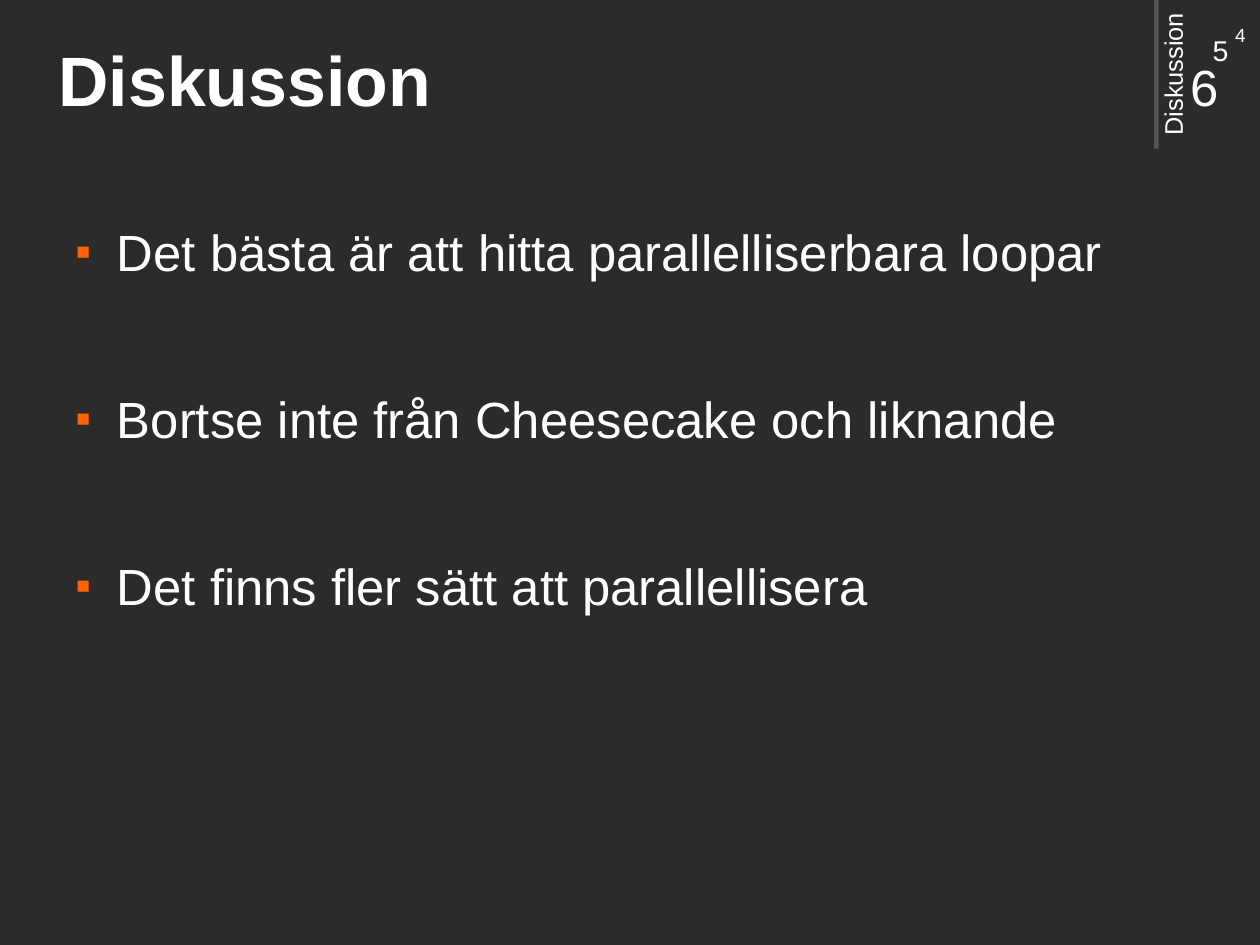
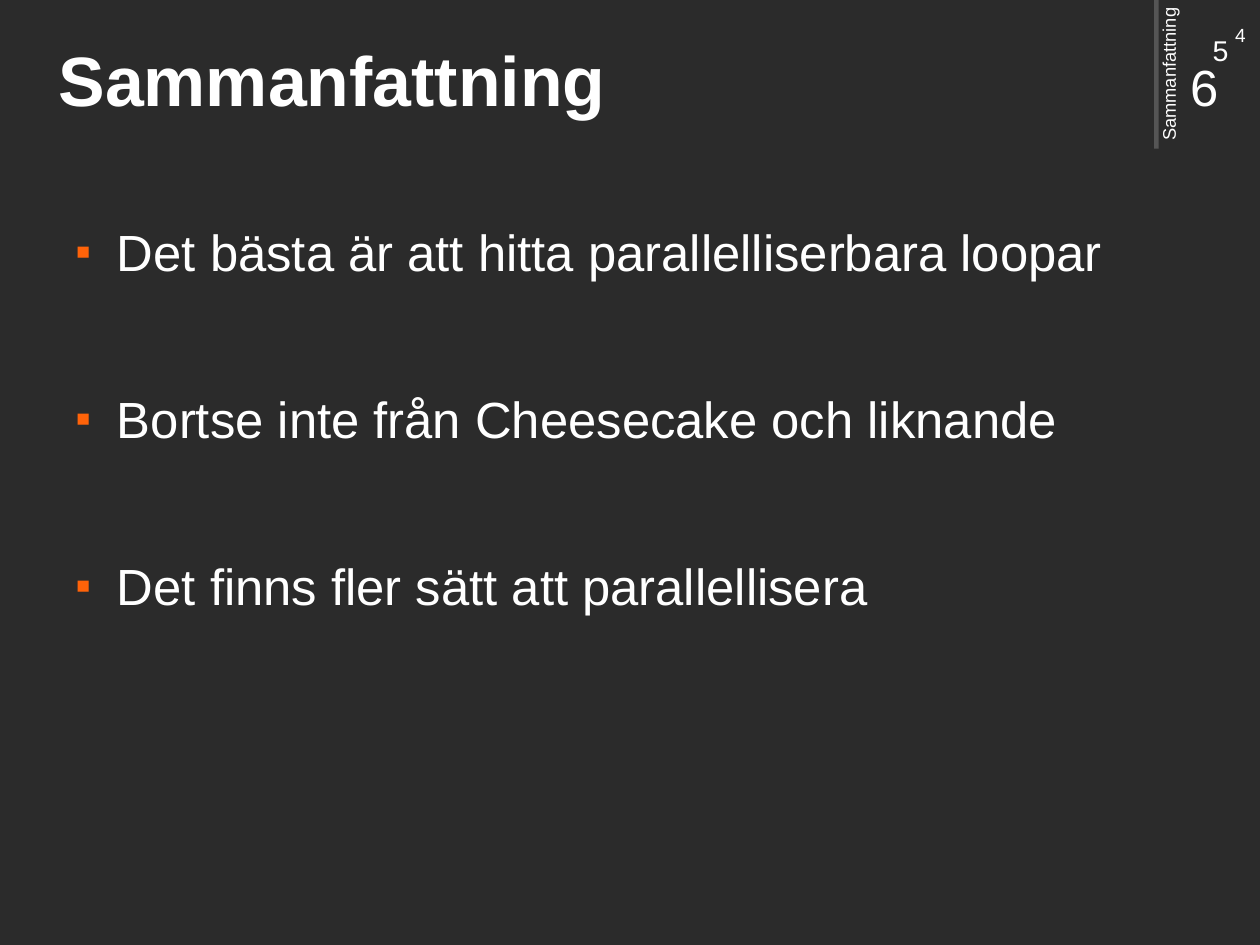
Before and after one commit to saifthe1/openfoam-openmp, a slide deck: slide 17 of presentation/pres.odp. Drawn at 1260x945 pixels with LibreOffice and Linux fonts; fonts in the diff are those of the drawing; background and template pictures are left out; a plain dark background stands for a picture behind light text. Boxes give left, top, right and bottom in pixels: in the first picture for what was removed or moved away, otherwise in the second. Text is boxed around its words. In the diff, an @@ line names an element or a change of style, - is before the commit and + after.

```diff
--- a/presentation/pres.odp
+++ b/presentation/pres.odp
@@ text at (x1=1159, y1=21, x2=1179, y2=137): text changed; size 16 to 11.5 pt @@
-Diskussion
+Sammanfattning
@@ title at (x1=59, y1=55, x2=606, y2=120): text changed @@
-Diskussion
+Sammanfattning
```
Also in this commit, not shown: 5 other slides changed.
